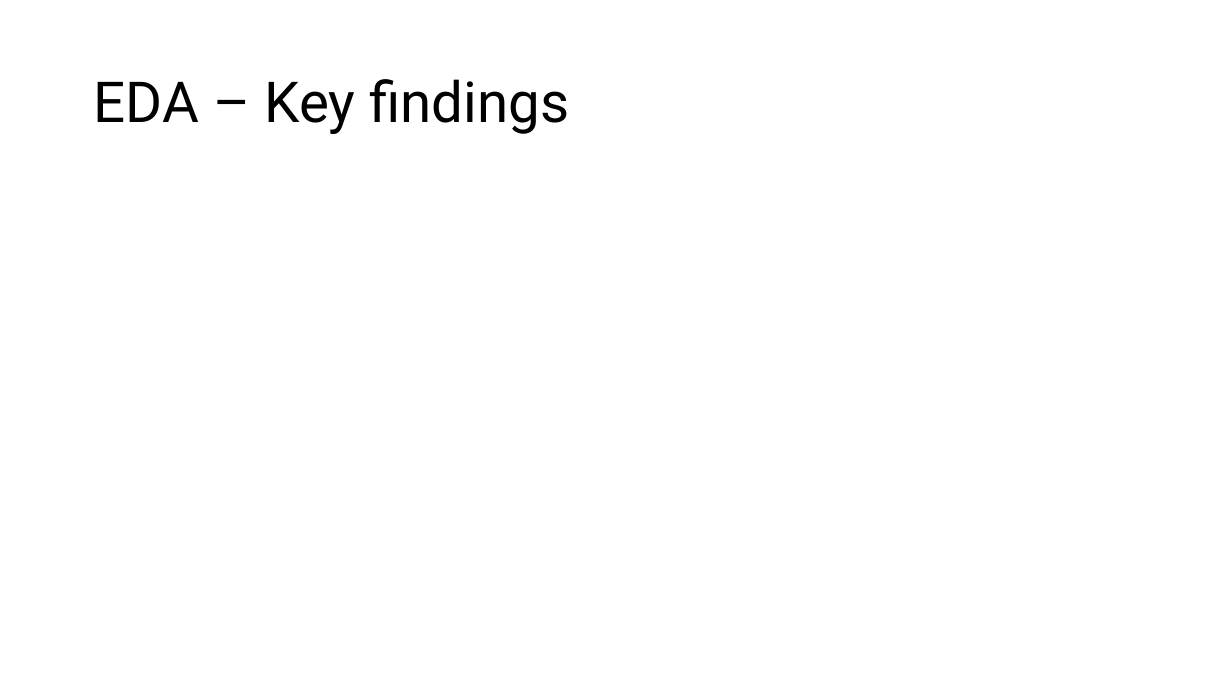
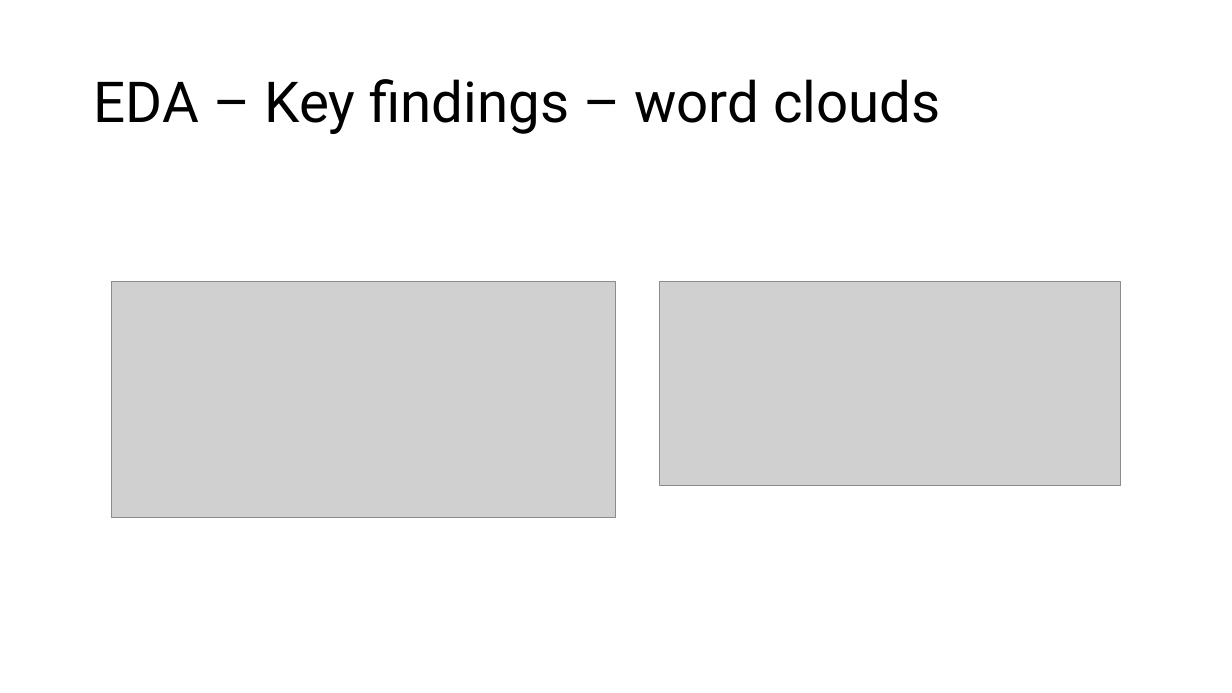
Before and after one commit to mramsundar/IITM-Graded-Projects, a slide deck: slide 7 of Week 31/Week 31 Summary Presentation.pptx. Drawn at 1232x693 pixels with LibreOffice and Linux fonts; fonts in the diff are those of the drawing; grey boxes stand for pictures. Boxes give left, top, right and bottom in pixels: in the first picture for what was removed or moved away, otherwise in the second. Text is boxed around its words. In the diff, an @@ line names an element or a change of style, - is before the commit and + after.

```diff
--- a/Week 31/Week 31 Summary Presentation.pptx
+++ b/Week 31/Week 31 Summary Presentation.pptx
@@ title at box(94, 79, 940, 134): text changed @@
-EDA – Key findings
+EDA – Key findings – word clouds
@@ picture added at box(112, 282, 616, 518) @@
@@ picture added at box(660, 282, 1121, 485) @@
```
Also in this commit, not shown: 4 other slides changed, 2 other files.
